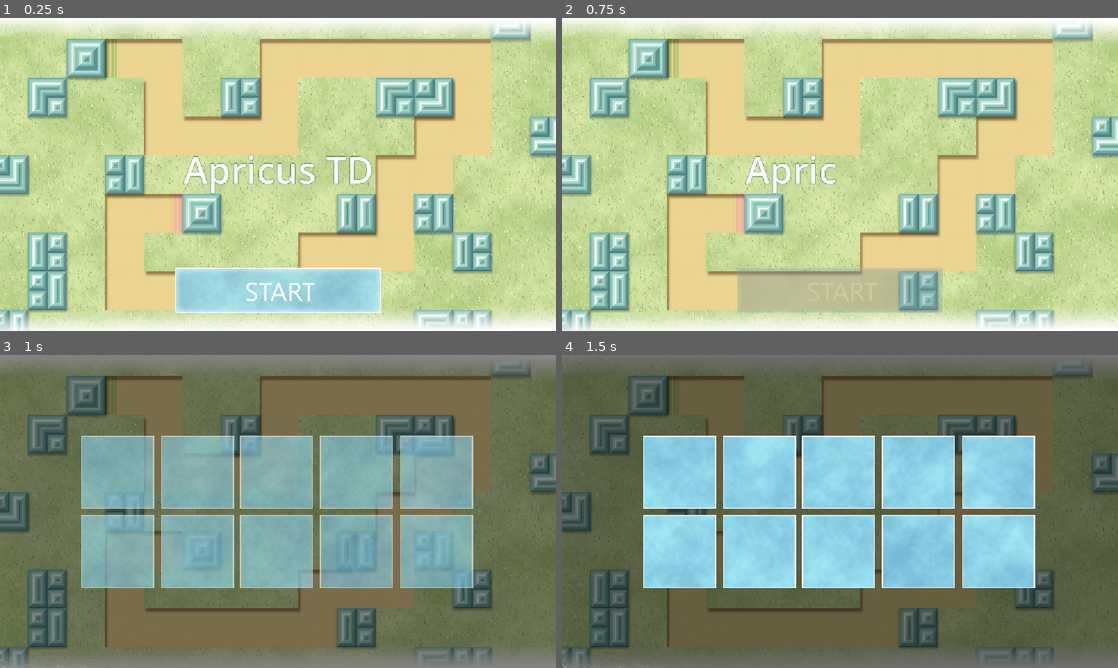
Above: before the commit, frames 1-4 (two rows, left to right).
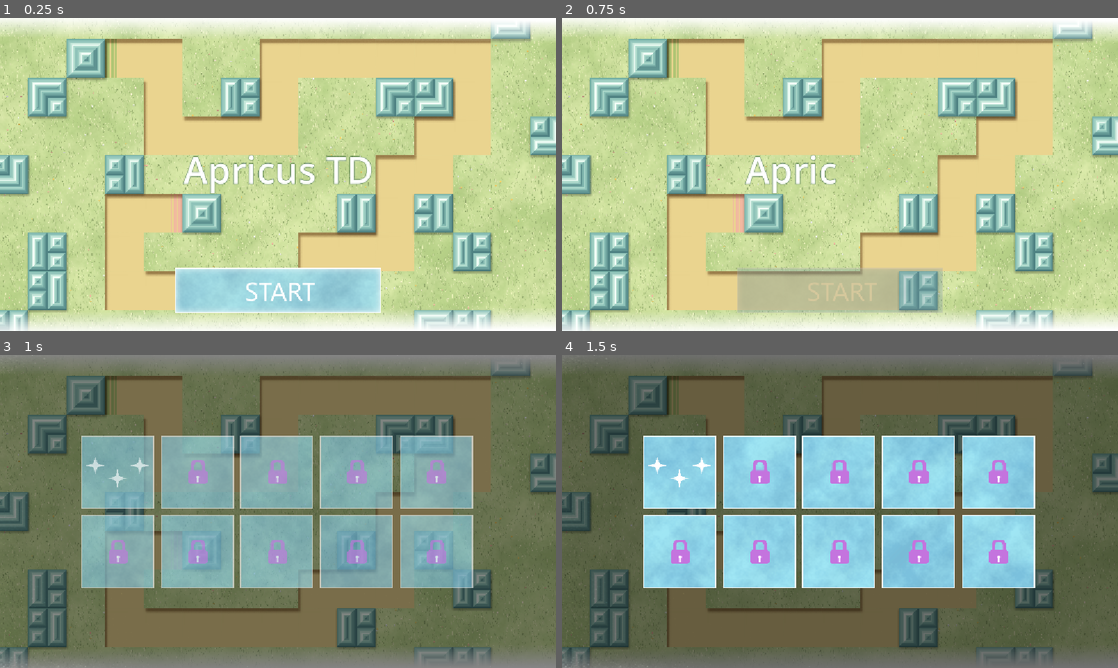
Above: after the commit, the same moments.

Repository: arcjn/Apricus-TD
Game: Godot game, scene res://Scenes/home_page.tscn
The game is run twice, just before and just after one commit, with the same random seed, the same clock (stepped at 60 frames per second) and the same inputs.
Inputs (mouse positions are in pixels of both pictures, inside the frame that each line leads up to):
- Up to frame 1 (0.25 s): no input
- Up to frame 2 (0.75 s): click (840, 290) at 0.5 s
- Up to frame 3 (1 s): no input
- Up to frame 4 (1.5 s): tap Enter at 1.25 s; move the mouse to (962, 495) at 1.27 s; hold Right from 1.28 s (still down); tap Alt at 1.35 s; click (962, 495) at 1.42 s

Frames 1-2 are identical in both runs. In frame 3, 1.8% of the frame differs, in the area x 15-81%, y 32-67%; in frame 4, 1.9%.

Commit message:
I added stars and lock icons on the level tiles
I added sprites which show how much stars the player has unlocked and if the level is locked or not

Diff:
--- a/Scenes/level_select_screen.tscn
+++ b/Scenes/level_select_screen.tscn
@@ -4,7 +4,9 @@
 [ext_resource type="Script" uid="uid://c15nclyhv4042" path="res://backgroung.gd" id="2_ehhal"]
 [ext_resource type="Texture2D" uid="uid://bx5anlufcb0er" path="res://Images/Level Select Tiles/T1.png" id="3_axn1m"]
 [ext_resource type="Texture2D" uid="uid://c6tgnp26v5avb" path="res://Images/Level Select Tiles/T2.png" id="4_6byg0"]
+[ext_resource type="Texture2D" uid="uid://dt2veqyqm243" path="res://Images/Level Select Tiles/3 stars all 0.png" id="4_p0svx"]
 [ext_resource type="Texture2D" uid="uid://bydh2ejhr1t0o" path="res://Images/Level Select Tiles/T3.png" id="5_p0svx"]
+[ext_resource type="Texture2D" uid="uid://dwydhiuacdevo" path="res://Images/Level Select Tiles/Lock.png" id="6_id3yd"]
 [ext_resource type="Texture2D" uid="uid://csd0dxlmo8nxg" path="res://Images/Level Select Tiles/T4.png" id="6_wtfam"]
 [ext_resource type="Texture2D" uid="uid://cvqmxs48sj845" path="res://Images/Level Select Tiles/T5.png" id="7_id3yd"]
 [ext_resource type="Texture2D" uid="uid://26p13cvtyqht" path="res://Images/Level Select Tiles/T6.png" id="8_qgn01"]
@@ -31,10 +33,11 @@
 
 [node name="Level1" type="TextureRect" parent="Backgroung/B1" unique_id=1711936993]
 layout_mode = 0
-offset_left = 52.0
-offset_top = 52.0
-offset_right = 92.0
-offset_bottom = 92.0
+offset_left = 11.0
+offset_top = 44.0
+offset_right = 140.0
+offset_bottom = 108.0
+texture = ExtResource("4_p0svx")
 
 [node name="B2" type="TextureRect" parent="Backgroung" unique_id=542084136]
 layout_mode = 0
@@ -46,8 +49,11 @@
 
 [node name="Level2" type="TextureRect" parent="Backgroung/B2" unique_id=1453088631]
 layout_mode = 0
-offset_right = 40.0
-offset_bottom = 40.0
+offset_left = 57.0
+offset_top = 50.0
+offset_right = 97.0
+offset_bottom = 100.0
+texture = ExtResource("6_id3yd")
 
 [node name="B3" type="TextureButton" parent="Backgroung" unique_id=1766187336]
 layout_mode = 0
@@ -59,8 +65,11 @@
 
 [node name="Level3" type="TextureRect" parent="Backgroung/B3" unique_id=1930848284]
 layout_mode = 0
-offset_right = 40.0
-offset_bottom = 40.0
+offset_left = 57.0
+offset_top = 50.0
+offset_right = 97.0
+offset_bottom = 100.0
+texture = ExtResource("6_id3yd")
 
 [node name="B4" type="TextureButton" parent="Backgroung" unique_id=69111406]
 layout_mode = 0
@@ -72,8 +81,11 @@
 
 [node name="Level4" type="TextureRect" parent="Backgroung/B4" unique_id=1399577758]
 layout_mode = 0
-offset_right = 40.0
-offset_bottom = 40.0
+offset_left = 57.0
+offset_top = 50.0
+offset_right = 97.0
+offset_bottom = 100.0
+texture = ExtResource("6_id3yd")
 
 [node name="B5" type="TextureButton" parent="Backgroung" unique_id=737336333]
 layout_mode = 0
@@ -85,8 +97,11 @@
 
 [node name="Level5" type="TextureRect" parent="Backgroung/B5" unique_id=790222408]
 layout_mode = 0
-offset_right = 40.0
-offset_bottom = 40.0
+offset_left = 57.0
+offset_top = 50.0
+offset_right = 97.0
+offset_bottom = 100.0
+texture = ExtResource("6_id3yd")
 
 [node name="B6" type="TextureButton" parent="Backgroung" unique_id=1293635918]
 layout_mode = 0
@@ -98,8 +113,11 @@
 
 [node name="Level6" type="TextureRect" parent="Backgroung/B6" unique_id=1925752461]
 layout_mode = 0
-offset_right = 40.0
-offset_bottom = 40.0
+offset_left = 57.0
+offset_top = 50.0
+offset_right = 97.0
+offset_bottom = 100.0
+texture = ExtResource("6_id3yd")
 
 [node name="B7" type="TextureButton" parent="Backgroung" unique_id=1751270406]
 layout_mode = 0
@@ -111,8 +129,11 @@
 
 [node name="Level7" type="TextureRect" parent="Backgroung/B7" unique_id=1074038071]
 layout_mode = 0
-offset_right = 40.0
-offset_bottom = 40.0
+offset_left = 57.0
+offset_top = 50.0
+offset_right = 97.0
+offset_bottom = 100.0
+texture = ExtResource("6_id3yd")
 
 [node name="B8" type="TextureButton" parent="Backgroung" unique_id=2120150392]
 layout_mode = 0
@@ -124,8 +145,12 @@
 
 [node name="Level8" type="TextureRect" parent="Backgroung/B8" unique_id=1859854309]
 layout_mode = 0
-offset_right = 40.0
-offset_bottom = 40.0
+offset_left = 57.0
+offset_top = 50.0
+offset_right = 97.0
+offset_bottom = 100.0
+offset_transform_enabled = true
+texture = ExtResource("6_id3yd")
 
 [node name="B9" type="TextureButton" parent="Backgroung" unique_id=1053348332]
 layout_mode = 0
@@ -137,8 +162,11 @@
 
 [node name="Level9" type="TextureRect" parent="Backgroung/B9" unique_id=1264799609]
 layout_mode = 0
-offset_right = 40.0
-offset_bottom = 40.0
+offset_left = 57.0
+offset_top = 50.0
+offset_right = 97.0
+offset_bottom = 100.0
+texture = ExtResource("6_id3yd")
 
 [node name="B10" type="TextureButton" parent="Backgroung" unique_id=240094561]
 layout_mode = 0
@@ -150,5 +178,8 @@
 
 [node name="Level10" type="TextureRect" parent="Backgroung/B10" unique_id=1945087427]
 layout_mode = 0
-offset_right = 40.0
-offset_bottom = 40.0
+offset_left = 57.0
+offset_top = 50.0
+offset_right = 97.0
+offset_bottom = 100.0
+texture = ExtResource("6_id3yd")
Binary file added: Images/Level Select Tiles/3 stars 1 is 0.png
Not shown, added: Images/Level Select Tiles/3 stars 1 is 0.png.import
Binary file added: Images/Level Select Tiles/3 stars 2 are 0.png
Not shown, added: Images/Level Select Tiles/3 stars 2 are 0.png.import
Binary file added: Images/Level Select Tiles/3 stars all 0.png
Not shown, added: Images/Level Select Tiles/3 stars all 0.png.import
Binary file added: Images/Level Select Tiles/3 stars none 0.png
Not shown, added: Images/Level Select Tiles/3 stars none 0.png.import
Binary file added: Images/Level Select Tiles/Lock.png
Not shown, added: Images/Level Select Tiles/Lock.png.import
